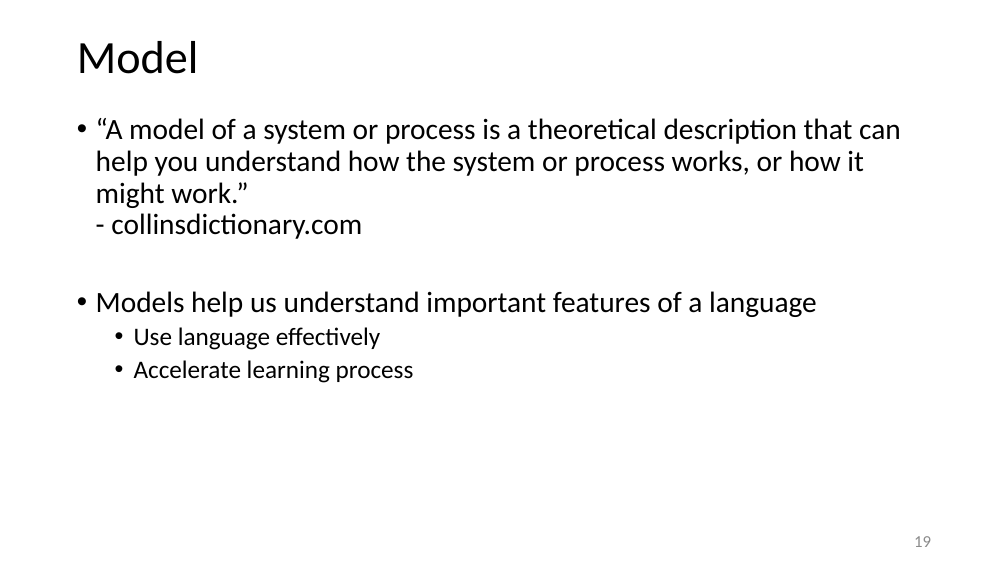
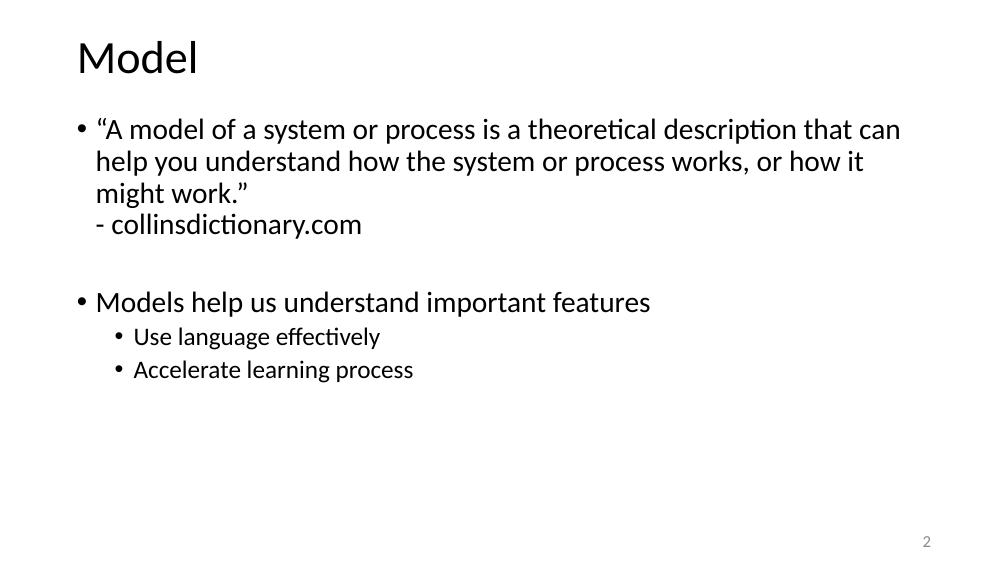
Before and after one commit to JimFawcett/JimFawcett.github.io, a slide deck: slide 2 of Resources/RustModels.pptx (slide 19 before the commit). Drawn at 1008x567 pixels with LibreOffice and Linux fonts; fonts in the diff are those of the drawing. Boxes give left, top, right and bottom in pixels: in the first picture for what was removed or moved away, otherwise in the second. Text is boxed around its words. In the diff, an @@ line names an element or a change of style, - is before the commit and + after.

```diff
--- a/Resources/RustModels.pptx
+++ b/Resources/RustModels.pptx
@@ text at (96, 291, 651, 317): text changed @@
-• Models help us understand important features of a language
+• Models help us understand important features
@@ page number at (923, 536, 931, 547): text changed @@
-19
+2
```
Also in this commit, not shown: 19 other slides changed, 7 slides added.
